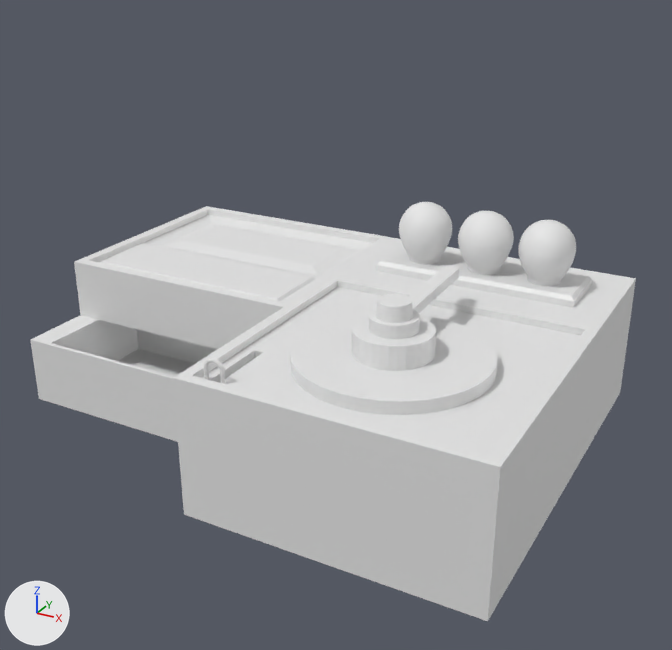
Before and after pictures for a commit that changed the FBX model Unity Files/Of Whom We Hold Dear/Assets/Models/Fusebox.FBX.
One viewpoint serves both versions: a camera (50 mm lens) standing at (5.41, -9.04, 5.47) and looking at (0.79, -0.64, 1.26). The axes (+X, +Y, +Z) are drawn at lower left. The lights are the same throughout. Materials are left out; every surface is plain grey. Where no turn or scale is listed for an object, it has been applied to the vertices.

Names of what the first picture shows: 'MainBody'.
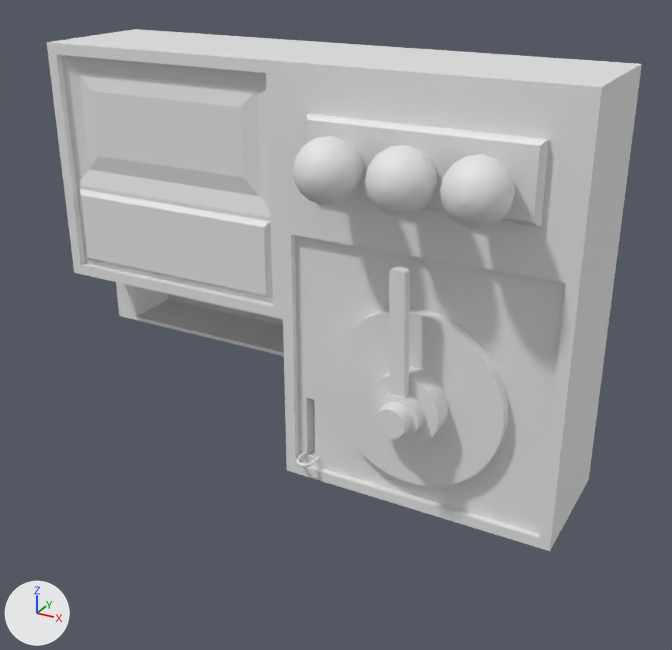
What differs and where, as boxes (x1, y1, x2, y2) in the pictures (672 x 650 px; the box of a moved part takes in the faces that stretch with it):
'Object002', added
    after: (47, 29, 642, 551)
'MainBody', reshaped, moved, turned, rescaled
    before: (30, 202, 636, 621)
    after: (329, 267, 508, 486)
part 1 of me_mesh, moved or reshaped
    before: (290, 266, 498, 415)
    after: (329, 267, 508, 486)
part 2 of me_mesh, deleted
    before: (204, 358, 226, 384)
part 3 of me_mesh, deleted
    before: (518, 220, 576, 286)
part 4 of me_mesh, deleted
    before: (458, 211, 514, 275)
part 5 of me_mesh, deleted
    before: (399, 202, 452, 264)
part 6 of me_mesh, deleted
    before: (30, 206, 636, 621)

What the commit changed:
me_mesh has 1518 vertices, 2930 faces and spans x -124.0..123.0, y -94.0..93.0, z 0.0..93.0.
me_mesh is used by ob_mainbody; location (0.41, -0.57, -0.01); scale (0.0254, 0.0254, 0.0254).
me_mesh part 1: the loose piece of 268 vertices spanning x 21.0..100.0, y -79.0..23.0, z 52.0..84.0 is turned -90 degrees about the x axis through its middle and scaled by 2.54, then moved by (-60.0, 28.0, -68.0).
me_mesh part 2: the loose piece of 341 vertices spanning x 4.0..13.0, y -85.0..-83.0, z 55.0..67.0 is deleted.
me_mesh part 3: the loose piece of 256 vertices spanning x 77.0..102.0, y 45.0..70.0, z 59.0..93.0 is deleted.
me_mesh part 4: the loose piece of 256 vertices spanning x 48.0..73.0, y 45.0..70.0, z 59.0..93.0 is deleted.
me_mesh part 5: the loose piece of 256 vertices spanning x 18.0..43.0, y 45.0..70.0, z 59.0..93.0 is deleted.
me_mesh part 6: the loose piece of 141 vertices spanning x -124.0..123.0, y -94.0..93.0, z 0.0..65.0 is deleted.
Mesh me_mesh_001 is new.
It has 1250 vertices, 2427 faces and spans x -3.13..3.13, y -1.18..1.18, z -2.37..2.37.
Object 'MainBody' (ob_mainbody) moves from (0.41, -0.57, -0.01) to (1.94, -1.21, 1.09).
Object 'MainBody' (ob_mainbody) turns from (0, 0, 0) to (-180, 0, 0) degrees about x, y and z.
Object 'MainBody' (ob_mainbody) is rescaled from (0.0254, 0.0254, 0.0254) to (0.01, 0.01, 0.01).
Object 'Object002' (ob_object002) is new; it shows me_mesh_001.
Its location is (0.4, -0.67, 1.79).
